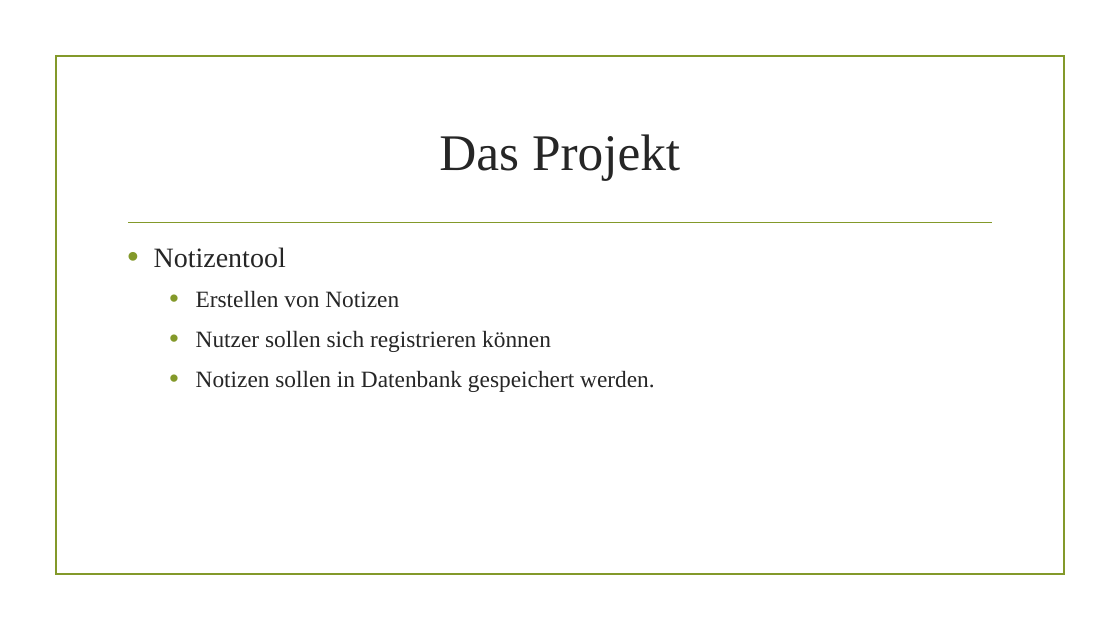
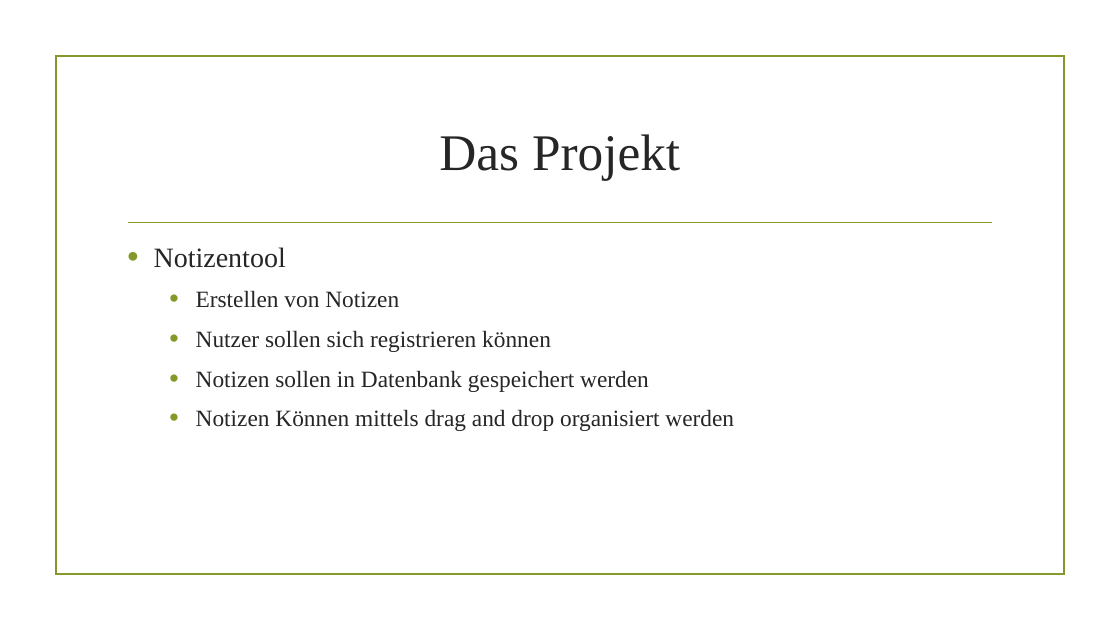
Before and after one commit to danielHPeters/QuickNote, a slide deck: slide 4 of docs/M306-AP15a-Peters-Pra-171030-Projekt Präsentation.pptx (slide 3 before the commit). Drawn at 1120x630 pixels with LibreOffice and Linux fonts; fonts in the diff are those of the drawing; background and template pictures are left out. Boxes give left, top, right and bottom in pixels: in the first picture for what was removed or moved away, otherwise in the second. Text is boxed around its words. In the diff, an @@ line names an element or a change of style, - is before the commit and + after.

```diff
--- a/docs/M306-AP15a-Peters-Pra-171030-Projekt Präsentation.pptx
+++ b/docs/M306-AP15a-Peters-Pra-171030-Projekt Präsentation.pptx
@@ text at (196, 370, 734, 431): text changed @@
-  • Notizen sollen in Datenbank gespeichert werden.
+  • Notizen sollen in Datenbank gespeichert werden
+  • Notizen Können mittels drag and drop organisiert werden
```
Also in this commit, not shown: 4 other slides changed, 2 slides added, 7 other files.
